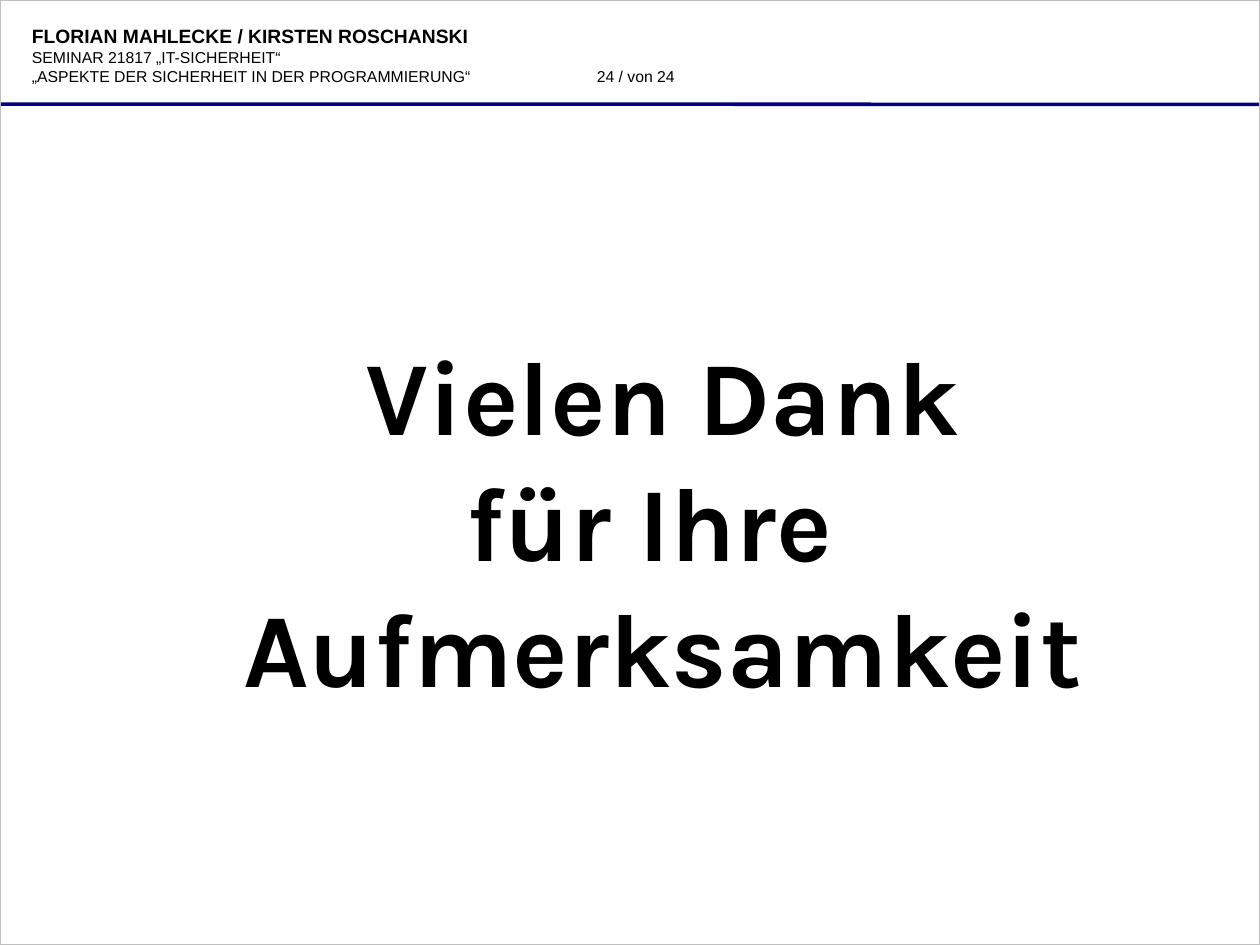
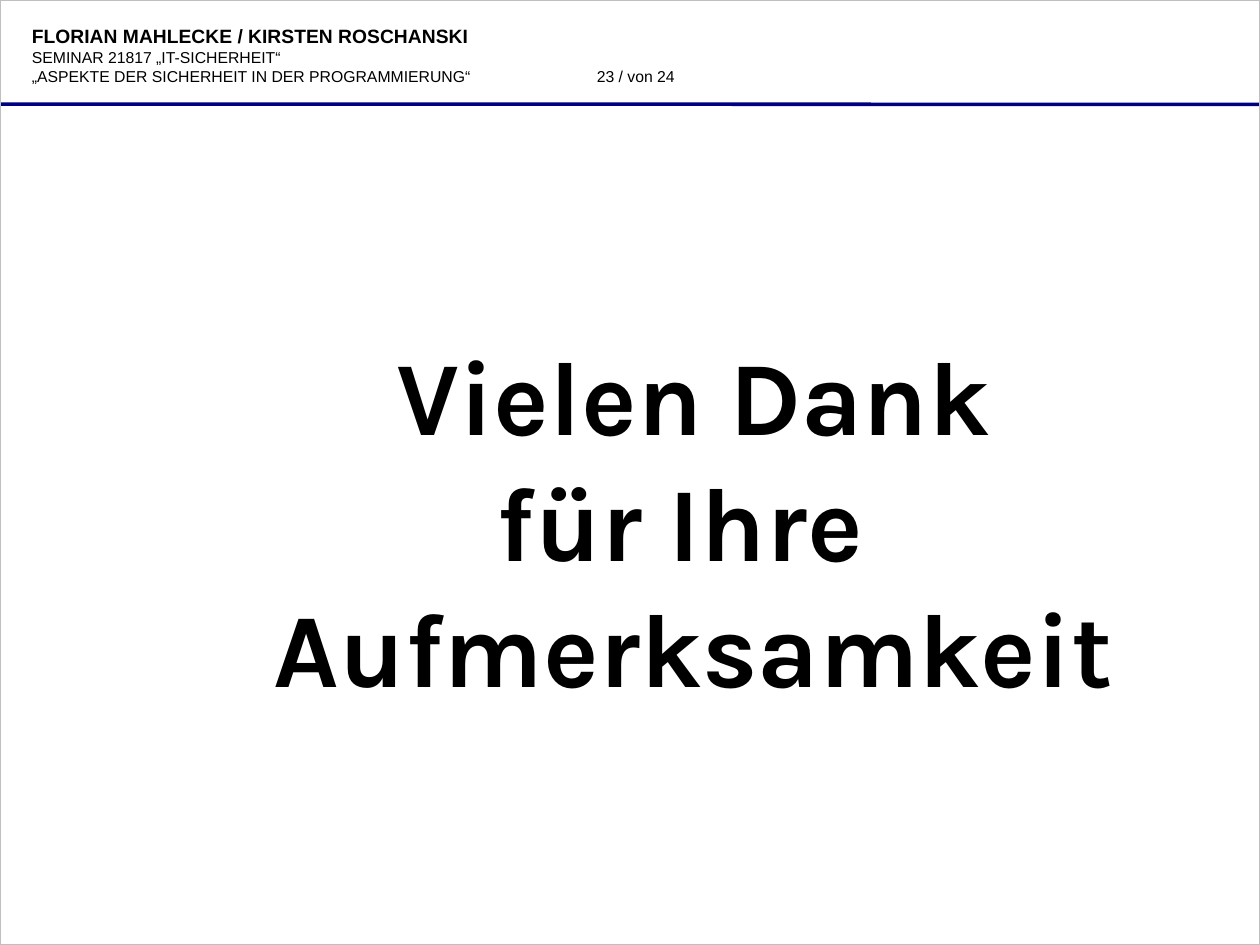
Before and after one commit to katgirl/FernUni, a slide deck: slide 23 of praesentation/21817-folien-9053522,8632014-roschanski,mahlecke-aspekte_der_sicheren_programmierung.odp (slide 24 before the commit). Drawn at 1260x945 pixels with LibreOffice and Linux fonts; fonts in the diff are those of the drawing; background and template pictures are left out. Boxes give left, top, right and bottom in pixels: in the first picture for what was removed or moved away, otherwise in the second. Text is boxed around its words. In the diff, an @@ line names an element or a change of style, - is before the commit and + after.

```diff
--- a/praesentation/21817-folien-9053522,8632014-roschanski,mahlecke-aspekte_der_sicheren_programmierung.odp
+++ b/praesentation/21817-folien-9053522,8632014-roschanski,mahlecke-aspekte_der_sicheren_programmierung.odp
@@ page number at (597,71,675,82): text changed @@
-24 / von 24
+23 / von 24
@@ text "Vielen Dank für Ihre Aufmerksamkeit": place and size @@
-text "Vielen Dank für Ihre Aufmerksamkeit" at (243,360,1082,689)
+text "Vielen Dank für Ihre Aufmerksamkeit" at (274,360,1113,689)
```
Also in this commit, not shown: 9 other slides changed, 1 slide removed, 4 other files.
